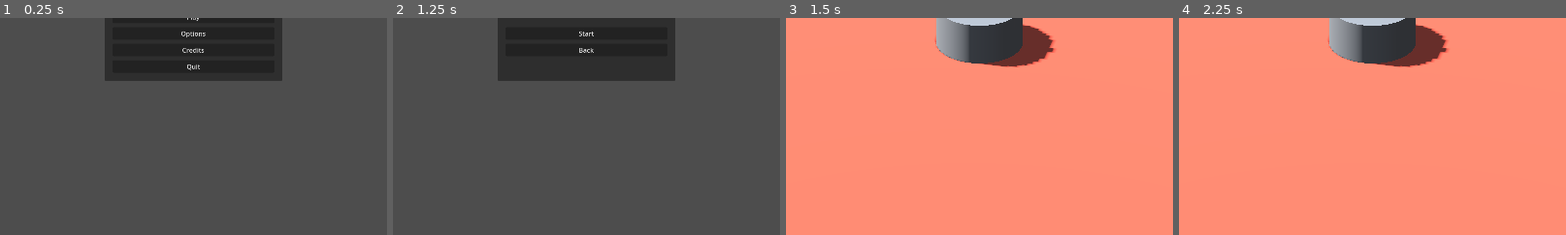
Above: before the commit, frames 1-4 (left to right).
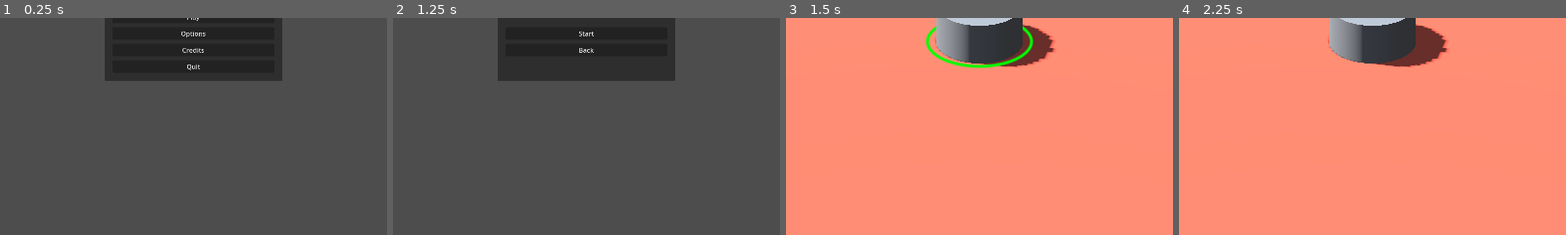
Above: after the commit, the same moments.

Repository: natelindev/command-horizon
Game: Godot game, scene res://source/Main.tscn
Same seed, same stepped clock (60 frames per second), same inputs: the game is played once before the commit and once after it.
Inputs (mouse positions are % of the whole screen's width and height, from its top left):
- Up to frame 1 (0.25 s): no input
- Up to frame 2 (1.25 s): click "Play" at 0.5 s
- Up to frame 3 (1.5 s): click "Start" at 1.25 s
- Up to frame 4 (2.25 s): tap Enter at 2 s; move the mouse to (72, 45) at 2.02 s; click (72, 45) at 2.17 s
The pictures show only the part of the screen within x 25-75%, y 45-94%; the shares and areas given below are measured in that part.

Frames 1-2 are identical in both runs. In frame 3, 0.7% of the frame differs, in the area x 36-64%, y 3-24%; in frame 4, nothing differs.

Commit message:
Add 'Selection' and 'Highlight' traits

Diff:
--- a/project.godot
+++ b/project.godot
@@ -20,6 +20,7 @@
 FeatureFlags="*res://source/FeatureFlags.tscn"
 Constants="*res://source/Constants.gd"
 Globals="*res://source/Globals.gd"
+MatchSignals="*res://source/match/MatchSignals.gd"
 
 [display]
 
--- a/source/match/Match.gd
+++ b/source/match/Match.gd
@@ -17,6 +17,11 @@
 	_move_camera_to_controlled_player_spawn_point()
 
 
+func _unhandled_input(event):
+	if event is InputEventMouseButton and event.button_index == MOUSE_BUTTON_LEFT and event.pressed:
+		MatchSignals.deselect_all.emit()
+
+
 func _spawn_initial_player_units():
 	var spawn_points = find_child("SpawnPoints").get_children()
 	for player_id in range(settings.players.size()):
--- /dev/null
+++ b/source/match/MatchSignals.gd
@@ -0,0 +1,4 @@
+extends Node
+
+# requests
+signal deselect_all
--- a/source/match/units/CommandCenter.tscn
+++ b/source/match/units/CommandCenter.tscn
@@ -1,14 +1,16 @@
-[gd_scene load_steps=5 format=3 uid="uid://ct0ejt0trkhrf"]
+[gd_scene load_steps=7 format=3 uid="uid://ct0ejt0trkhrf"]
 
 [ext_resource type="Script" path="res://source/match/units/CommandCenter.gd" id="1_hpo2s"]
+[ext_resource type="PackedScene" uid="uid://cgsi062w5fjia" path="res://source/match/units/traits/Highlight.tscn" id="2_c41i5"]
+[ext_resource type="PackedScene" uid="uid://3c1h14nqdumt" path="res://source/match/units/traits/Selection.tscn" id="3_slmue"]
 
-[sub_resource type="CylinderMesh" id="CylinderMesh_2y2wl"]
+[sub_resource type="CylinderMesh" id="CylinderMesh_6b28v"]
 top_radius = 2.0
 bottom_radius = 2.0
 
-[sub_resource type="BoxMesh" id="BoxMesh_aqkce"]
+[sub_resource type="BoxMesh" id="BoxMesh_vqtw2"]
 
-[sub_resource type="CylinderShape3D" id="CylinderShape3D_yaeww"]
+[sub_resource type="CylinderShape3D" id="CylinderShape3D_ya1w3"]
 radius = 2.0
 
 [node name="CommandCenter" type="Area3D"]
@@ -16,12 +18,19 @@
 
 [node name="MeshInstance3D" type="MeshInstance3D" parent="."]
 transform = Transform3D(1, 0, 0, 0, 1, 0, 0, 0, 1, 0, 1, 0)
-mesh = SubResource("CylinderMesh_2y2wl")
+mesh = SubResource("CylinderMesh_6b28v")
 
 [node name="MeshInstance3D2" type="MeshInstance3D" parent="."]
 transform = Transform3D(1, 0, 0, 0, 1, 0, 0, 0, 1, 0, 1.92513, 0)
-mesh = SubResource("BoxMesh_aqkce")
+mesh = SubResource("BoxMesh_vqtw2")
 
 [node name="CollisionShape3D" type="CollisionShape3D" parent="."]
 transform = Transform3D(1, 0, 0, 0, 1, 0, 0, 0, 1, 0, 1, 0)
-shape = SubResource("CylinderShape3D_yaeww")
+shape = SubResource("CylinderShape3D_ya1w3")
+
+[node name="Highlight" parent="." instance=ExtResource("2_c41i5")]
+transform = Transform3D(1, 0, 0, 0, 1, 0, 0, 0, 1, 0, 0.01, 0)
+radius = 2.5
+
+[node name="Selection" parent="." instance=ExtResource("3_slmue")]
+radius = 2.5
--- /dev/null
+++ b/source/match/units/traits/Highlight.gd
@@ -0,0 +1,72 @@
+@tool
+extends Node3D
+
+@export_range(0.001, 50.0) var radius = 1.0:
+	set = _set_radius
+@export_range(0.001, 50.0) var width = 5.0:
+	set = _set_width
+
+var _activated = false
+var _forced = false
+
+@onready var _parent = get_parent()
+@onready var _circle = find_child("Circle3D")
+
+
+func _ready():
+	_update_circle_params()
+	if Engine.is_editor_hint():
+		return
+	_parent.mouse_entered.connect(_activate)
+	_parent.mouse_exited.connect(_deactivate)
+	_circle.hide()
+
+
+func force():
+	_forced = true
+	_update()
+
+
+func unforce():
+	_forced = false
+	_update()
+
+
+func refresh():
+	_update()
+
+
+func _update_circle_params():
+	if _circle == null:
+		return
+	_circle.radius = radius
+	_circle.width = width
+
+
+func _update_circle_color():
+	_circle.color = Color.GREEN
+
+
+func _set_radius(a_radius):
+	radius = a_radius
+	_update_circle_params()
+
+
+func _set_width(a_width):
+	width = a_width
+	_update_circle_params()
+
+
+func _activate():
+	_activated = true
+	_update()
+
+
+func _deactivate():
+	_activated = false
+	_update()
+
+
+func _update():
+	_update_circle_color()
+	_circle.visible = _forced or _activated
--- /dev/null
+++ b/source/match/units/traits/Highlight.tscn
@@ -0,0 +1,9 @@
+[gd_scene load_steps=3 format=3 uid="uid://cgsi062w5fjia"]
+
+[ext_resource type="Script" path="res://source/match/units/traits/Highlight.gd" id="1_68q8u"]
+[ext_resource type="PackedScene" uid="uid://doixk58lw6coo" path="res://source/generic-scenes-and-nodes/3d/Circle3D.tscn" id="2_u8emv"]
+
+[node name="Highlight" type="Node3D"]
+script = ExtResource("1_68q8u")
+
+[node name="Circle3D" parent="." instance=ExtResource("2_u8emv")]
--- /dev/null
+++ b/source/match/units/traits/Selection.gd
@@ -0,0 +1,67 @@
+@tool
+extends Node3D
+
+@export_range(0.001, 50.0) var radius = 1.0:
+	set = _set_radius
+@export_range(0.001, 50.0) var width = 10.0:
+	set = _set_width
+
+var _selected = false
+
+@onready var _parent = get_parent()
+@onready var _circle = find_child("FadedCircle3D")
+
+
+func _ready():
+	_update_circle_params()
+	if Engine.is_editor_hint():
+		return
+	MatchSignals.deselect_all.connect(deselect)
+	_parent.input_event.connect(_on_input_event)
+	_circle.hide()
+
+
+func select():
+	if _selected:
+		return
+	_selected = true
+	if not _parent.is_in_group("selected_units"):
+		_parent.add_to_group("selected_units")
+	_update_circle_color()
+	_circle.show()
+
+
+func deselect():
+	if not _selected:
+		return
+	_selected = false
+	if _parent.is_in_group("selected_units"):
+		_parent.remove_from_group("selected_units")
+	_circle.hide()
+
+
+func _set_radius(a_radius):
+	radius = a_radius
+	_update_circle_params()
+
+
+func _set_width(a_width):
+	width = a_width
+	_update_circle_params()
+
+
+func _update_circle_color():
+	_circle.color = Color.GREEN
+
+
+func _update_circle_params():
+	if _circle == null:
+		return
+	_circle.radius = radius
+	_circle.width = width
+	_circle.inner_edge_width = width
+
+
+func _on_input_event(_camera, event, _click_position, _click_normal, _shape_idx):
+	if event is InputEventMouseButton and event.button_index == MOUSE_BUTTON_LEFT and event.pressed:
+		select()
--- /dev/null
+++ b/source/match/units/traits/Selection.tscn
@@ -0,0 +1,9 @@
+[gd_scene load_steps=3 format=3 uid="uid://3c1h14nqdumt"]
+
+[ext_resource type="Script" path="res://source/match/units/traits/Selection.gd" id="1_be1f2"]
+[ext_resource type="PackedScene" uid="uid://ct3aeixgpxl65" path="res://source/generic-scenes-and-nodes/3d/FadedCircle3D.tscn" id="1_fvq0j"]
+
+[node name="Selection" type="Node3D"]
+script = ExtResource("1_be1f2")
+
+[node name="FadedCircle3D" parent="." instance=ExtResource("1_fvq0j")]
